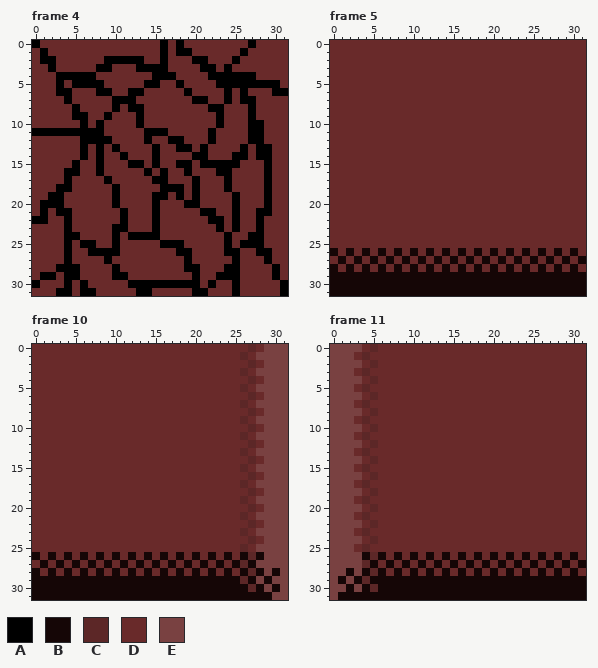
Pixel-art file: Document/Map/Map2M.aseprite. This is how it looked before the edit.
32x32 pixels, 22 frames. Shown: frame 4, frame 5, frame 10, frame 11. The commit also changed other frames, which this record leaves out.
Palette (. is transparent): A #000000  B #150606  C #5c2727  D #692a2a  E #794141
New version:
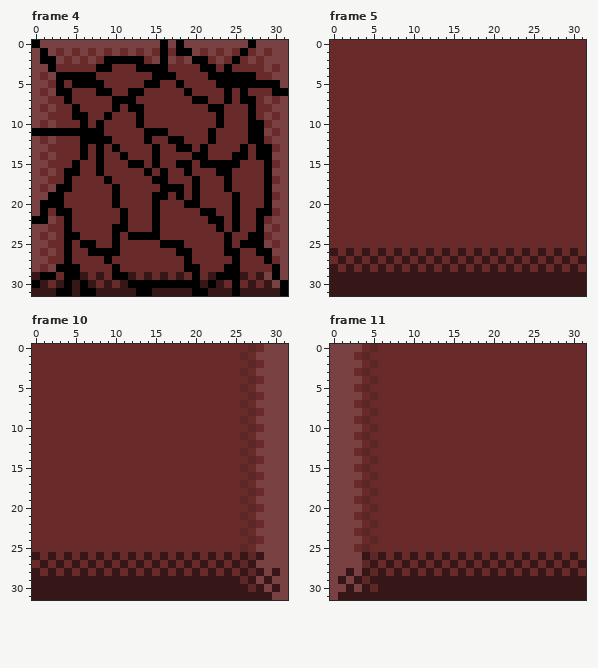
Changes in this commit:
Colour B changes from #150606 to #361616.
Frame 4, layer "Layer 1":
Colour D becomes colour B in row 29 at x 0, 6, 8, 12, 14, 16, 18, 22, 26 and 28; in row 30 at x 1, 3, 5, 7, 9, 11, 21, 23, 27 and 29; in row 31 at x 0 to 2, 5, 8 to 12, 15 to 19, 22 to 24 and 26 to 30.
Colour D becomes colour E in row 0 at x 1 to 15, 17, 19 to 26 and 28 to 31; in row 1 at x 0, 2, 4, 6, 8, 10, 12, 14, 20, 22, 24, 28 and 30 to 31; in row 2 at x 0, 3, 5, 7, 15, 17, 19, 23, 27 and 29 to 31; in row 3 at x 0 to 1, 29 and 31; in row 4 at x 0, 2 and 30 to 31; in row 5 at x 0 to 1 and 31.
Colour D becomes colour E in row 6 at x 0 and 2; in row 7 at x 0 to 1, 29 and 31; in row 8 at x 0, 2 and 30 to 31; in row 9 at x 0 to 1, 29 and 31; in row 10 at x 0, 2 and 30 to 31; in row 11 at x 29 and 31.
Colour D becomes colour E in row 12 at x 0, 2 and 30 to 31; in row 13 at x 0 to 1 and 31; in row 14 at x 0, 2 and 30 to 31; in row 15 at x 0 to 1 and 31; in row 16 at x 0, 2 and 30 to 31; in row 17 at x 0 to 1 and 31.
Colour D becomes colour E in row 18 at x 0, 2 and 30 to 31; in row 19 at x 0 to 1 and 31; in row 20 at x 0 and 30 to 31; in row 21 at x 0 and 31; in row 22 at x 2 and 30 to 31; in row 23 at x 0 to 1, 29 and 31.
Colour D becomes colour E in row 24 at x 0, 2 and 30 to 31; in row 25 at x 0 to 1, 29 and 31; in row 26 at x 0, 2 and 30 to 31; in row 27 at x 0 to 1 and 31; in row 28 at x 0, 2 and 31; in row 29 at x 29 and 31.
Colour D becomes colour E in row 30 at x 30.
Boxes around the changes in both pictures, in picture pixels (x1, y1, x2, y2):
changed: (32, 40, 288, 296)
changed: (330, 248, 586, 296)
changed: (32, 552, 280, 600)
changed: (338, 552, 586, 600)
